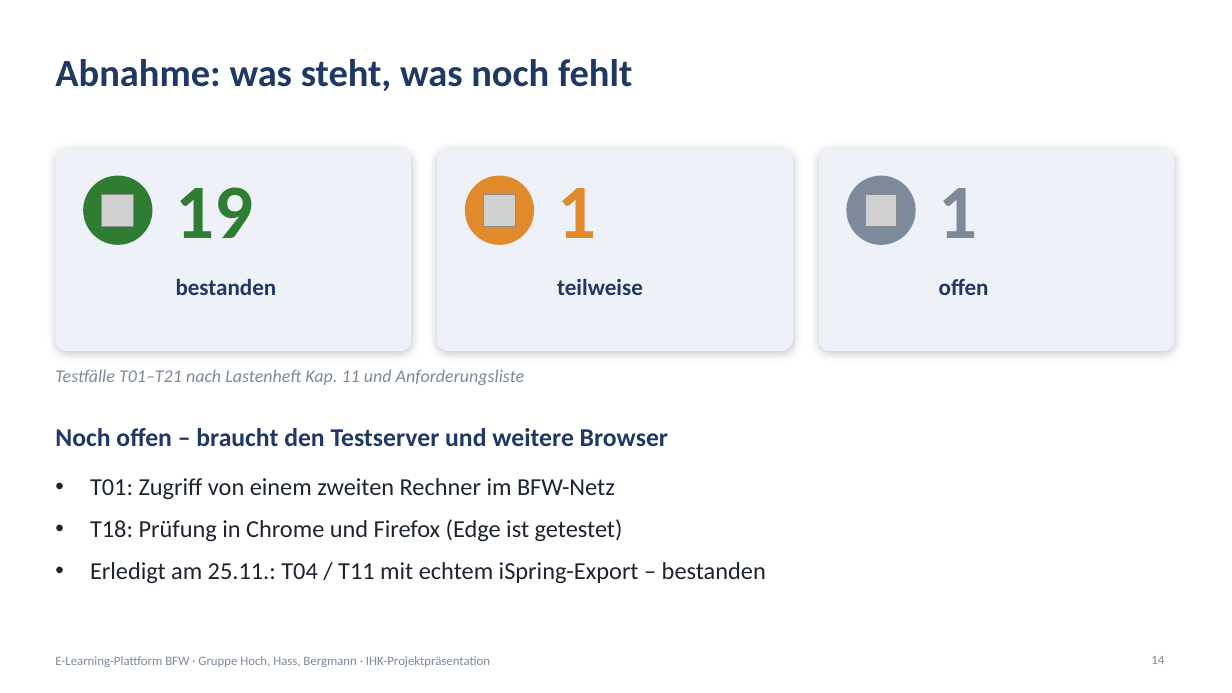
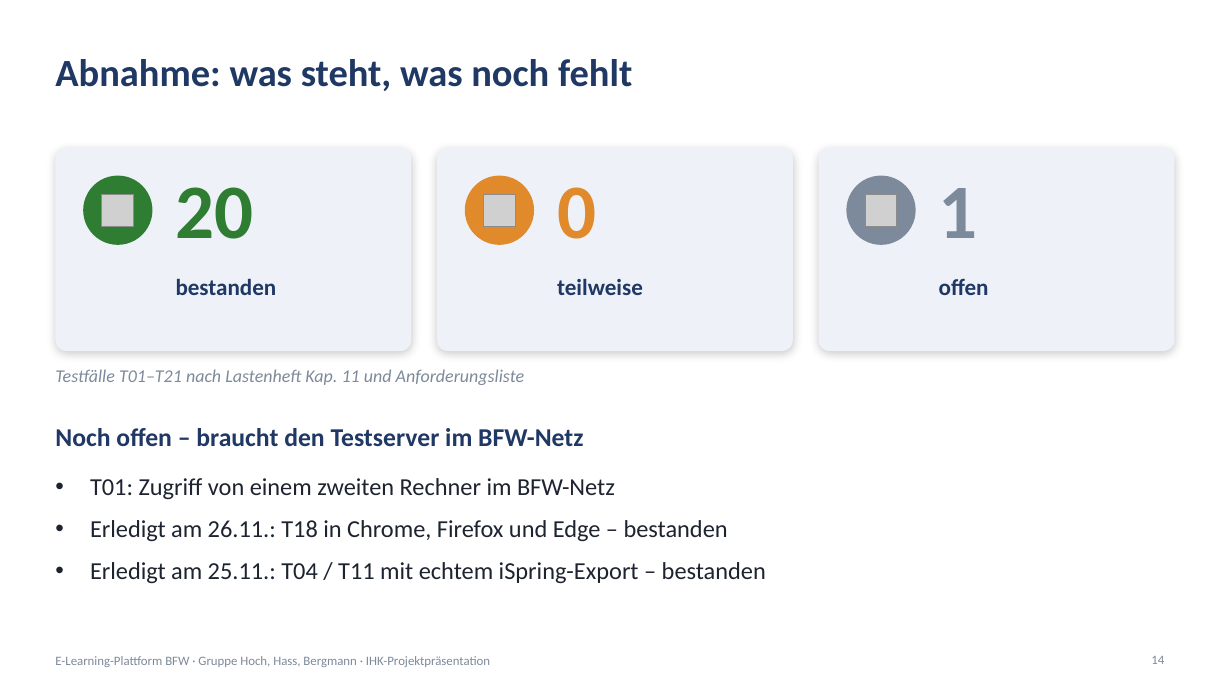
Before and after one commit to raimundbergmann78-bit/elearning-bfw-docs, a slide deck: slide 14 of assets/praesentation-mit-sprecher.pptx. Drawn at 1232x693 pixels with LibreOffice and Linux fonts; fonts in the diff are those of the drawing; grey boxes stand for pictures; background and template pictures are left out. Boxes give left, top, right and bottom in pixels: in the first picture for what was removed or moved away, otherwise in the second. Text is boxed around its words. In the diff, an @@ line names an element or a change of style, - is before the commit and + after.

```diff
--- a/assets/praesentation-mit-sprecher.pptx
+++ b/assets/praesentation-mit-sprecher.pptx
@@ text at <box>176,187,254,239</box>: text changed @@
-19
+20
@@ text at <box>557,187,596,239</box>: text changed @@
-1
+0
@@ text at <box>55,428,583,446</box>: text changed @@
-Noch offen – braucht den Testserver und weitere Browser
+Noch offen – braucht den Testserver im BFW-Netz
@@ text at <box>90,520,728,541</box>: text changed @@
-• T18: Prüfung in Chrome und Firefox (Edge ist getestet)
+• Erledigt am 26.11.: T18 in Chrome, Firefox und Edge – bestanden
```
Also in this commit, not shown: 17 other files.
